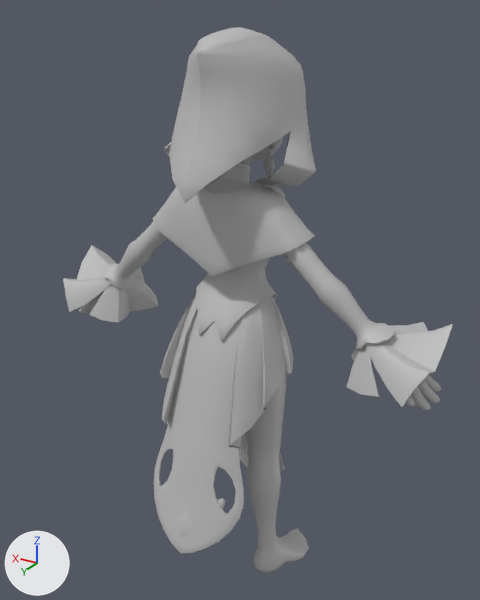
Before and after pictures for a commit that changed the FBX model projects/FBX/scenes/Rig/Bip/SK_C1022.fbx.
The view is the same before and after, from a 50 mm lens placed at (-0.738, 1.22, 1.34), pointed at (-0.024, 0.031, 0.745). Every picture has the same lights, and +X, +Y and +Z are marked at lower left. The older version comes first. Where no turn or scale is listed for an object, it has been applied to the vertices. Vertices at exactly the same position are counted once.

Objects in the first picture: 'LM_C1020_Base', 'LM_C1022', 'LM_C1022_Leg'.
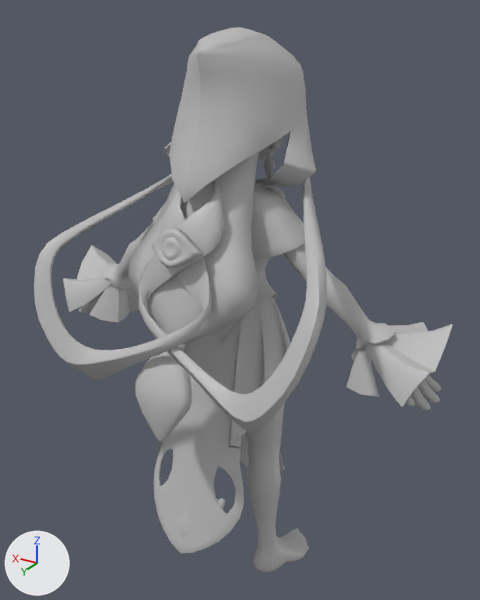
Boxes [x1, y1, x2, y2] around the edits, measured in the pictures (480 x 600 px):
'LM_C1020_Base', reshaped (7% wider)
    before: [63, 137, 453, 472]
    after: [34, 137, 453, 472]
part 1 of me_mesh_001, added
    after: [129, 152, 259, 344]
part 2 of me_mesh_001, added
    after: [151, 228, 202, 268]
part 3 of me_mesh_001, added
    after: [135, 351, 192, 446]
part 4 of me_mesh_001, added
    after: [34, 173, 327, 434]

Patch to the scene script:
```diff
--- a/projects/FBX/scenes/Rig/Bip/SK_C1022.fbx.py
+++ b/projects/FBX/scenes/Rig/Bip/SK_C1022.fbx.py
@@ me_mesh_001 @@
 # used by ob_lm_c1020_base; location = (0.0, 0.0, 0.0)
-me_mesh_001.from_pydata(...)  # 3270 vertices, 3446 faces; spans x -0.483..0.483, y -0.137..0.119, z 0.089..1.273
+me_mesh_001.from_pydata(...)  # 4613 vertices, 4914 faces; spans x -0.483..0.483, y -0.137..0.341, z 0.089..1.289
+# me_mesh_001 part 1: a new loose piece of 405 vertices spanning x -0.159..0.159, y -0.107..0.261, z 0.717..1.289, in mat_lm_c1020_hair (grey #bcbcbc)
+# me_mesh_001 part 2: a new loose piece of 68 vertices spanning x -0.058..0.058, y 0.22..0.262, z 0.887..0.965, in mat_lm_c1020_base (grey #bcbcbc)
+# me_mesh_001 part 3: a new loose piece of 66 vertices spanning x -0.072..0.072, y 0.25..0.323, z 0.512..0.721, in mat_lm_c1020_hair (grey #bcbcbc)
+# me_mesh_001 part 4: 718 vertices added at x -0.328..0.328, y -0.129..0.341, z 0.597..1.253
+# other edits to the shape of me_mesh_001 do not show in these pictures
 me_mesh_001.materials.append(mat_lm_c1020_hair)
```
